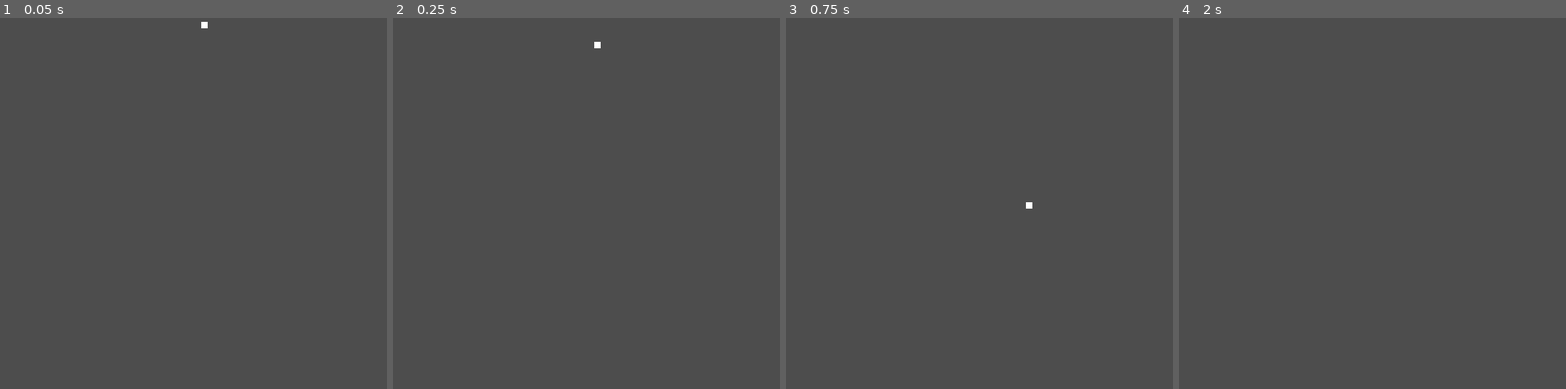
Above: before the commit, frames 1-4 (left to right).
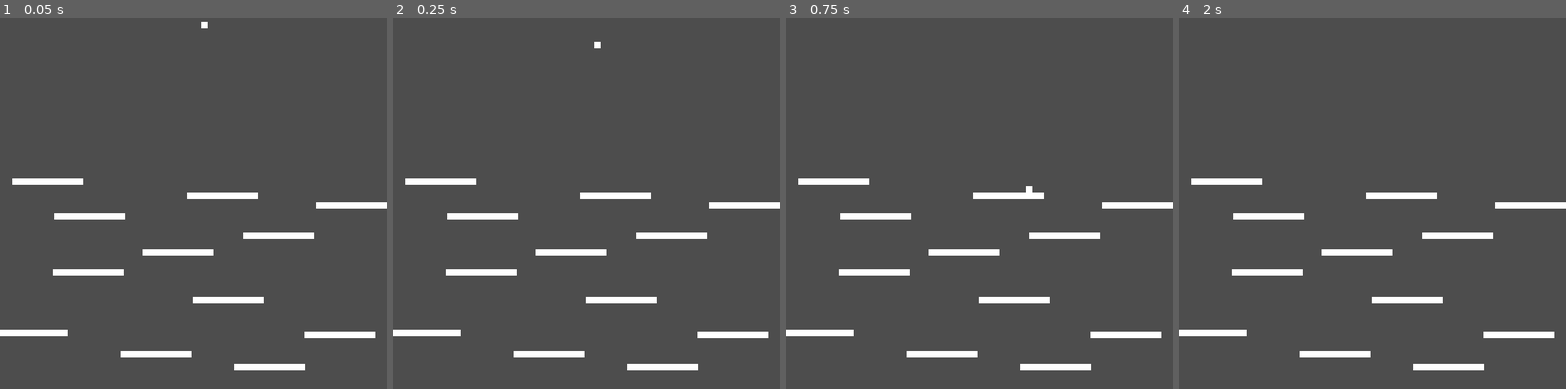
Above: after the commit, the same moments.

Repository: margorski/ogam-6x23
Game: Godot game, scene res://Scenes/main.tscn
Two runs of this game, one before a commit and one after it. Both use one fixed random seed, a clock stepped at 60 frames per second and the inputs below.
Inputs:
- Up to frame 1 (0.05 s): no input
- Up to frame 2 (0.25 s): no input
- Up to frame 3 (0.75 s): hold Right (right) from 0.53 s (still down)
- Up to frame 4 (2 s): keep holding Right (right); tap Up (up) at 0.77, 1.52 s; tap Enter at 1.25 s

The runs differ from the first frame. In frame 1, 3.8% of the frame differs, in the area x 0-100%, y 43-95%; in frame 2, 3.8%; in frame 3, 3.9%; in frame 4, 3.8%.

Commit message:
Added debug rows with collisions

Diff:
--- a/kaczak/Scenes/main.tscn
+++ b/kaczak/Scenes/main.tscn
@@ -1,6 +1,7 @@
-[gd_scene load_steps=3 format=3 uid="uid://dye7llxyl2pfc"]
+[gd_scene load_steps=4 format=3 uid="uid://dye7llxyl2pfc"]
 
 [ext_resource type="PackedScene" uid="uid://dj100meqgo1wr" path="res://Scenes/player.tscn" id="1_hrvwp"]
+[ext_resource type="PackedScene" uid="uid://imfkjats4ivr" path="res://Scenes/solid_block.tscn" id="2_2uwx8"]
 
 [sub_resource type="RectangleShape2D" id="RectangleShape2D_ar5l0"]
 size = Vector2(605, 20)
@@ -10,10 +11,444 @@
 [node name="Player" parent="." instance=ExtResource("1_hrvwp")]
 position = Vector2(317, 220)
 
-[node name="StaticBody2D" type="StaticBody2D" parent="."]
+[node name="TestScreenBottom" type="StaticBody2D" parent="."]
 position = Vector2(9, 791)
 
-[node name="CollisionShape2D" type="CollisionShape2D" parent="StaticBody2D"]
+[node name="CollisionShape2D" type="CollisionShape2D" parent="TestScreenBottom"]
 position = Vector2(292.5, 0)
 shape = SubResource("RectangleShape2D_ar5l0")
 debug_color = Color(0.462745, 0.298039, 0, 0.717647)
+
+[node name="Rows" type="Node" parent="."]
+
+[node name="Row1" type="Node2D" parent="Rows"]
+position = Vector2(0, 700)
+
+[node name="SolidBlock2" parent="Rows/Row1" instance=ExtResource("2_2uwx8")]
+position = Vector2(10, 0)
+
+[node name="SolidBlock3" parent="Rows/Row1" instance=ExtResource("2_2uwx8")]
+position = Vector2(20, 0)
+
+[node name="SolidBlock4" parent="Rows/Row1" instance=ExtResource("2_2uwx8")]
+position = Vector2(30, 0)
+
+[node name="SolidBlock5" parent="Rows/Row1" instance=ExtResource("2_2uwx8")]
+position = Vector2(40, 0)
+
+[node name="SolidBlock6" parent="Rows/Row1" instance=ExtResource("2_2uwx8")]
+position = Vector2(50, 0)
+
+[node name="SolidBlock7" parent="Rows/Row1" instance=ExtResource("2_2uwx8")]
+position = Vector2(60, 0)
+
+[node name="SolidBlock8" parent="Rows/Row1" instance=ExtResource("2_2uwx8")]
+position = Vector2(70, 0)
+
+[node name="SolidBlock9" parent="Rows/Row1" instance=ExtResource("2_2uwx8")]
+position = Vector2(80, 0)
+
+[node name="SolidBlock10" parent="Rows/Row1" instance=ExtResource("2_2uwx8")]
+position = Vector2(90, 0)
+
+[node name="SolidBlock11" parent="Rows/Row1" instance=ExtResource("2_2uwx8")]
+position = Vector2(100, 0)
+
+[node name="SolidBlock" parent="Rows/Row1" instance=ExtResource("2_2uwx8")]
+position = Vector2(0, 0)
+
+[node name="Row2" type="Node2D" parent="Rows"]
+position = Vector2(192, 733)
+
+[node name="SolidBlock2" parent="Rows/Row2" instance=ExtResource("2_2uwx8")]
+position = Vector2(10, 0)
+
+[node name="SolidBlock3" parent="Rows/Row2" instance=ExtResource("2_2uwx8")]
+position = Vector2(20, 0)
+
+[node name="SolidBlock4" parent="Rows/Row2" instance=ExtResource("2_2uwx8")]
+position = Vector2(30, 0)
+
+[node name="SolidBlock5" parent="Rows/Row2" instance=ExtResource("2_2uwx8")]
+position = Vector2(40, 0)
+
+[node name="SolidBlock6" parent="Rows/Row2" instance=ExtResource("2_2uwx8")]
+position = Vector2(50, 0)
+
+[node name="SolidBlock7" parent="Rows/Row2" instance=ExtResource("2_2uwx8")]
+position = Vector2(60, 0)
+
+[node name="SolidBlock8" parent="Rows/Row2" instance=ExtResource("2_2uwx8")]
+position = Vector2(70, 0)
+
+[node name="SolidBlock9" parent="Rows/Row2" instance=ExtResource("2_2uwx8")]
+position = Vector2(80, 0)
+
+[node name="SolidBlock10" parent="Rows/Row2" instance=ExtResource("2_2uwx8")]
+position = Vector2(90, 0)
+
+[node name="SolidBlock11" parent="Rows/Row2" instance=ExtResource("2_2uwx8")]
+position = Vector2(100, 0)
+
+[node name="SolidBlock" parent="Rows/Row2" instance=ExtResource("2_2uwx8")]
+position = Vector2(0, 0)
+
+[node name="Row3" type="Node2D" parent="Rows"]
+position = Vector2(368, 753)
+
+[node name="SolidBlock2" parent="Rows/Row3" instance=ExtResource("2_2uwx8")]
+position = Vector2(10, 0)
+
+[node name="SolidBlock3" parent="Rows/Row3" instance=ExtResource("2_2uwx8")]
+position = Vector2(20, 0)
+
+[node name="SolidBlock4" parent="Rows/Row3" instance=ExtResource("2_2uwx8")]
+position = Vector2(30, 0)
+
+[node name="SolidBlock5" parent="Rows/Row3" instance=ExtResource("2_2uwx8")]
+position = Vector2(40, 0)
+
+[node name="SolidBlock6" parent="Rows/Row3" instance=ExtResource("2_2uwx8")]
+position = Vector2(50, 0)
+
+[node name="SolidBlock7" parent="Rows/Row3" instance=ExtResource("2_2uwx8")]
+position = Vector2(60, 0)
+
+[node name="SolidBlock8" parent="Rows/Row3" instance=ExtResource("2_2uwx8")]
+position = Vector2(70, 0)
+
+[node name="SolidBlock9" parent="Rows/Row3" instance=ExtResource("2_2uwx8")]
+position = Vector2(80, 0)
+
+[node name="SolidBlock10" parent="Rows/Row3" instance=ExtResource("2_2uwx8")]
+position = Vector2(90, 0)
+
+[node name="SolidBlock11" parent="Rows/Row3" instance=ExtResource("2_2uwx8")]
+position = Vector2(100, 0)
+
+[node name="SolidBlock" parent="Rows/Row3" instance=ExtResource("2_2uwx8")]
+position = Vector2(0, 0)
+
+[node name="Row4" type="Node2D" parent="Rows"]
+position = Vector2(477, 703)
+
+[node name="SolidBlock2" parent="Rows/Row4" instance=ExtResource("2_2uwx8")]
+position = Vector2(10, 0)
+
+[node name="SolidBlock3" parent="Rows/Row4" instance=ExtResource("2_2uwx8")]
+position = Vector2(20, 0)
+
+[node name="SolidBlock4" parent="Rows/Row4" instance=ExtResource("2_2uwx8")]
+position = Vector2(30, 0)
+
+[node name="SolidBlock5" parent="Rows/Row4" instance=ExtResource("2_2uwx8")]
+position = Vector2(40, 0)
+
+[node name="SolidBlock6" parent="Rows/Row4" instance=ExtResource("2_2uwx8")]
+position = Vector2(50, 0)
+
+[node name="SolidBlock7" parent="Rows/Row4" instance=ExtResource("2_2uwx8")]
+position = Vector2(60, 0)
+
+[node name="SolidBlock8" parent="Rows/Row4" instance=ExtResource("2_2uwx8")]
+position = Vector2(70, 0)
+
+[node name="SolidBlock9" parent="Rows/Row4" instance=ExtResource("2_2uwx8")]
+position = Vector2(80, 0)
+
+[node name="SolidBlock10" parent="Rows/Row4" instance=ExtResource("2_2uwx8")]
+position = Vector2(90, 0)
+
+[node name="SolidBlock11" parent="Rows/Row4" instance=ExtResource("2_2uwx8")]
+position = Vector2(100, 0)
+
+[node name="SolidBlock" parent="Rows/Row4" instance=ExtResource("2_2uwx8")]
+position = Vector2(0, 0)
+
+[node name="Row5" type="Node2D" parent="Rows"]
+position = Vector2(304, 649)
+
+[node name="SolidBlock2" parent="Rows/Row5" instance=ExtResource("2_2uwx8")]
+position = Vector2(10, 0)
+
+[node name="SolidBlock3" parent="Rows/Row5" instance=ExtResource("2_2uwx8")]
+position = Vector2(20, 0)
+
+[node name="SolidBlock4" parent="Rows/Row5" instance=ExtResource("2_2uwx8")]
+position = Vector2(30, 0)
+
+[node name="SolidBlock5" parent="Rows/Row5" instance=ExtResource("2_2uwx8")]
+position = Vector2(40, 0)
+
+[node name="SolidBlock6" parent="Rows/Row5" instance=ExtResource("2_2uwx8")]
+position = Vector2(50, 0)
+
+[node name="SolidBlock7" parent="Rows/Row5" instance=ExtResource("2_2uwx8")]
+position = Vector2(60, 0)
+
+[node name="SolidBlock8" parent="Rows/Row5" instance=ExtResource("2_2uwx8")]
+position = Vector2(70, 0)
+
+[node name="SolidBlock9" parent="Rows/Row5" instance=ExtResource("2_2uwx8")]
+position = Vector2(80, 0)
+
+[node name="SolidBlock10" parent="Rows/Row5" instance=ExtResource("2_2uwx8")]
+position = Vector2(90, 0)
+
+[node name="SolidBlock11" parent="Rows/Row5" instance=ExtResource("2_2uwx8")]
+position = Vector2(100, 0)
+
+[node name="SolidBlock" parent="Rows/Row5" instance=ExtResource("2_2uwx8")]
+position = Vector2(0, 0)
+
+[node name="Row6" type="Node2D" parent="Rows"]
+position = Vector2(87, 606)
+
+[node name="SolidBlock2" parent="Rows/Row6" instance=ExtResource("2_2uwx8")]
+position = Vector2(10, 0)
+
+[node name="SolidBlock3" parent="Rows/Row6" instance=ExtResource("2_2uwx8")]
+position = Vector2(20, 0)
+
+[node name="SolidBlock4" parent="Rows/Row6" instance=ExtResource("2_2uwx8")]
+position = Vector2(30, 0)
+
+[node name="SolidBlock5" parent="Rows/Row6" instance=ExtResource("2_2uwx8")]
+position = Vector2(40, 0)
+
+[node name="SolidBlock6" parent="Rows/Row6" instance=ExtResource("2_2uwx8")]
+position = Vector2(50, 0)
+
+[node name="SolidBlock7" parent="Rows/Row6" instance=ExtResource("2_2uwx8")]
+position = Vector2(60, 0)
+
+[node name="SolidBlock8" parent="Rows/Row6" instance=ExtResource("2_2uwx8")]
+position = Vector2(70, 0)
+
+[node name="SolidBlock9" parent="Rows/Row6" instance=ExtResource("2_2uwx8")]
+position = Vector2(80, 0)
+
+[node name="SolidBlock10" parent="Rows/Row6" instance=ExtResource("2_2uwx8")]
+position = Vector2(90, 0)
+
+[node name="SolidBlock11" parent="Rows/Row6" instance=ExtResource("2_2uwx8")]
+position = Vector2(100, 0)
+
+[node name="SolidBlock" parent="Rows/Row6" instance=ExtResource("2_2uwx8")]
+position = Vector2(0, 0)
+
+[node name="Row7" type="Node2D" parent="Rows"]
+position = Vector2(382, 549)
+
+[node name="SolidBlock2" parent="Rows/Row7" instance=ExtResource("2_2uwx8")]
+position = Vector2(10, 0)
+
+[node name="SolidBlock3" parent="Rows/Row7" instance=ExtResource("2_2uwx8")]
+position = Vector2(20, 0)
+
+[node name="SolidBlock4" parent="Rows/Row7" instance=ExtResource("2_2uwx8")]
+position = Vector2(30, 0)
+
+[node name="SolidBlock5" parent="Rows/Row7" instance=ExtResource("2_2uwx8")]
+position = Vector2(40, 0)
+
+[node name="SolidBlock6" parent="Rows/Row7" instance=ExtResource("2_2uwx8")]
+position = Vector2(50, 0)
+
+[node name="SolidBlock7" parent="Rows/Row7" instance=ExtResource("2_2uwx8")]
+position = Vector2(60, 0)
+
+[node name="SolidBlock8" parent="Rows/Row7" instance=ExtResource("2_2uwx8")]
+position = Vector2(70, 0)
+
+[node name="SolidBlock9" parent="Rows/Row7" instance=ExtResource("2_2uwx8")]
+position = Vector2(80, 0)
+
+[node name="SolidBlock10" parent="Rows/Row7" instance=ExtResource("2_2uwx8")]
+position = Vector2(90, 0)
+
+[node name="SolidBlock11" parent="Rows/Row7" instance=ExtResource("2_2uwx8")]
+position = Vector2(100, 0)
+
+[node name="SolidBlock" parent="Rows/Row7" instance=ExtResource("2_2uwx8")]
+position = Vector2(0, 0)
+
+[node name="Row8" type="Node2D" parent="Rows"]
+position = Vector2(89, 519)
+
+[node name="SolidBlock2" parent="Rows/Row8" instance=ExtResource("2_2uwx8")]
+position = Vector2(10, 0)
+
+[node name="SolidBlock3" parent="Rows/Row8" instance=ExtResource("2_2uwx8")]
+position = Vector2(20, 0)
+
+[node name="SolidBlock4" parent="Rows/Row8" instance=ExtResource("2_2uwx8")]
+position = Vector2(30, 0)
+
+[node name="SolidBlock5" parent="Rows/Row8" instance=ExtResource("2_2uwx8")]
+position = Vector2(40, 0)
+
+[node name="SolidBlock6" parent="Rows/Row8" instance=ExtResource("2_2uwx8")]
+position = Vector2(50, 0)
+
+[node name="SolidBlock7" parent="Rows/Row8" instance=ExtResource("2_2uwx8")]
+position = Vector2(60, 0)
+
+[node name="SolidBlock8" parent="Rows/Row8" instance=ExtResource("2_2uwx8")]
+position = Vector2(70, 0)
+
+[node name="SolidBlock9" parent="Rows/Row8" instance=ExtResource("2_2uwx8")]
+position = Vector2(80, 0)
+
+[node name="SolidBlock10" parent="Rows/Row8" instance=ExtResource("2_2uwx8")]
+position = Vector2(90, 0)
+
+[node name="SolidBlock11" parent="Rows/Row8" instance=ExtResource("2_2uwx8")]
+position = Vector2(100, 0)
+
+[node name="SolidBlock" parent="Rows/Row8" instance=ExtResource("2_2uwx8")]
+position = Vector2(0, 0)
+
+[node name="Row9" type="Node2D" parent="Rows"]
+position = Vector2(226, 575)
+
+[node name="SolidBlock2" parent="Rows/Row9" instance=ExtResource("2_2uwx8")]
+position = Vector2(10, 0)
+
+[node name="SolidBlock3" parent="Rows/Row9" instance=ExtResource("2_2uwx8")]
+position = Vector2(20, 0)
+
+[node name="SolidBlock4" parent="Rows/Row9" instance=ExtResource("2_2uwx8")]
+position = Vector2(30, 0)
+
+[node name="SolidBlock5" parent="Rows/Row9" instance=ExtResource("2_2uwx8")]
+position = Vector2(40, 0)
+
+[node name="SolidBlock6" parent="Rows/Row9" instance=ExtResource("2_2uwx8")]
+position = Vector2(50, 0)
+
+[node name="SolidBlock7" parent="Rows/Row9" instance=ExtResource("2_2uwx8")]
+position = Vector2(60, 0)
+
+[node name="SolidBlock8" parent="Rows/Row9" instance=ExtResource("2_2uwx8")]
+position = Vector2(70, 0)
+
+[node name="SolidBlock9" parent="Rows/Row9" instance=ExtResource("2_2uwx8")]
+position = Vector2(80, 0)
+
+[node name="SolidBlock10" parent="Rows/Row9" instance=ExtResource("2_2uwx8")]
+position = Vector2(90, 0)
+
+[node name="SolidBlock11" parent="Rows/Row9" instance=ExtResource("2_2uwx8")]
+position = Vector2(100, 0)
+
+[node name="SolidBlock" parent="Rows/Row9" instance=ExtResource("2_2uwx8")]
+position = Vector2(0, 0)
+
+[node name="Row10" type="Node2D" parent="Rows"]
+position = Vector2(495, 502)
+
+[node name="SolidBlock2" parent="Rows/Row10" instance=ExtResource("2_2uwx8")]
+position = Vector2(10, 0)
+
+[node name="SolidBlock3" parent="Rows/Row10" instance=ExtResource("2_2uwx8")]
+position = Vector2(20, 0)
+
+[node name="SolidBlock4" parent="Rows/Row10" instance=ExtResource("2_2uwx8")]
+position = Vector2(30, 0)
+
+[node name="SolidBlock5" parent="Rows/Row10" instance=ExtResource("2_2uwx8")]
+position = Vector2(40, 0)
+
+[node name="SolidBlock6" parent="Rows/Row10" instance=ExtResource("2_2uwx8")]
+position = Vector2(50, 0)
+
+[node name="SolidBlock7" parent="Rows/Row10" instance=ExtResource("2_2uwx8")]
+position = Vector2(60, 0)
+
+[node name="SolidBlock8" parent="Rows/Row10" instance=ExtResource("2_2uwx8")]
+position = Vector2(70, 0)
+
+[node name="SolidBlock9" parent="Rows/Row10" instance=ExtResource("2_2uwx8")]
+position = Vector2(80, 0)
+
+[node name="SolidBlock10" parent="Rows/Row10" instance=ExtResource("2_2uwx8")]
+position = Vector2(90, 0)
+
+[node name="SolidBlock11" parent="Rows/Row10" instance=ExtResource("2_2uwx8")]
+position = Vector2(100, 0)
+
+[node name="SolidBlock" parent="Rows/Row10" instance=ExtResource("2_2uwx8")]
+position = Vector2(0, 0)
+
+[node name="Row11" type="Node2D" parent="Rows"]
+position = Vector2(295, 487)
+
+[node name="SolidBlock2" parent="Rows/Row11" instance=ExtResource("2_2uwx8")]
+position = Vector2(10, 0)
+
+[node name="SolidBlock3" parent="Rows/Row11" instance=ExtResource("2_2uwx8")]
+position = Vector2(20, 0)
+
+[node name="SolidBlock4" parent="Rows/Row11" instance=ExtResource("2_2uwx8")]
+position = Vector2(30, 0)
+
+[node name="SolidBlock5" parent="Rows/Row11" instance=ExtResource("2_2uwx8")]
+position = Vector2(40, 0)
+
+[node name="SolidBlock6" parent="Rows/Row11" instance=ExtResource("2_2uwx8")]
+position = Vector2(50, 0)
+
+[node name="SolidBlock7" parent="Rows/Row11" instance=ExtResource("2_2uwx8")]
+position = Vector2(60, 0)
+
+[node name="SolidBlock8" parent="Rows/Row11" instance=ExtResource("2_2uwx8")]
+position = Vector2(70, 0)
+
+[node name="SolidBlock9" parent="Rows/Row11" instance=ExtResource("2_2uwx8")]
+position = Vector2(80, 0)
+
+[node name="SolidBlock10" parent="Rows/Row11" instance=ExtResource("2_2uwx8")]
+position = Vector2(90, 0)
+
+[node name="SolidBlock11" parent="Rows/Row11" instance=ExtResource("2_2uwx8")]
+position = Vector2(100, 0)
+
+[node name="SolidBlock" parent="Rows/Row11" instance=ExtResource("2_2uwx8")]
+position = Vector2(0, 0)
+
+[node name="Row12" type="Node2D" parent="Rows"]
+position = Vector2(24, 465)
+
+[node name="SolidBlock2" parent="Rows/Row12" instance=ExtResource("2_2uwx8")]
+position = Vector2(10, 0)
+
+[node name="SolidBlock3" parent="Rows/Row12" instance=ExtResource("2_2uwx8")]
+position = Vector2(20, 0)
+
+[node name="SolidBlock4" parent="Rows/Row12" instance=ExtResource("2_2uwx8")]
+position = Vector2(30, 0)
+
+[node name="SolidBlock5" parent="Rows/Row12" instance=ExtResource("2_2uwx8")]
+position = Vector2(40, 0)
+
+[node name="SolidBlock6" parent="Rows/Row12" instance=ExtResource("2_2uwx8")]
+position = Vector2(50, 0)
+
+[node name="SolidBlock7" parent="Rows/Row12" instance=ExtResource("2_2uwx8")]
+position = Vector2(60, 0)
+
+[node name="SolidBlock8" parent="Rows/Row12" instance=ExtResource("2_2uwx8")]
+position = Vector2(70, 0)
+
+[node name="SolidBlock9" parent="Rows/Row12" instance=ExtResource("2_2uwx8")]
+position = Vector2(80, 0)
+
+[node name="SolidBlock10" parent="Rows/Row12" instance=ExtResource("2_2uwx8")]
+position = Vector2(90, 0)
+
+[node name="SolidBlock11" parent="Rows/Row12" instance=ExtResource("2_2uwx8")]
+position = Vector2(100, 0)
+
+[node name="SolidBlock" parent="Rows/Row12" instance=ExtResource("2_2uwx8")]
+position = Vector2(0, 0)
--- /dev/null
+++ b/kaczak/Scenes/solid_block.tscn
@@ -0,0 +1,15 @@
+[gd_scene load_steps=3 format=3 uid="uid://imfkjats4ivr"]
+
+[ext_resource type="Texture2D" uid="uid://c3d6405h0ovr8" path="res://Assets/player.png" id="1_d0wi4"]
+
+[sub_resource type="RectangleShape2D" id="RectangleShape2D_d4kwc"]
+size = Vector2(10, 10)
+
+[node name="SolidBlock" type="StaticBody2D"]
+position = Vector2(126, 543)
+
+[node name="CollisionShape2D" type="CollisionShape2D" parent="."]
+shape = SubResource("RectangleShape2D_d4kwc")
+
+[node name="Sprite2D" type="Sprite2D" parent="."]
+texture = ExtResource("1_d0wi4")
